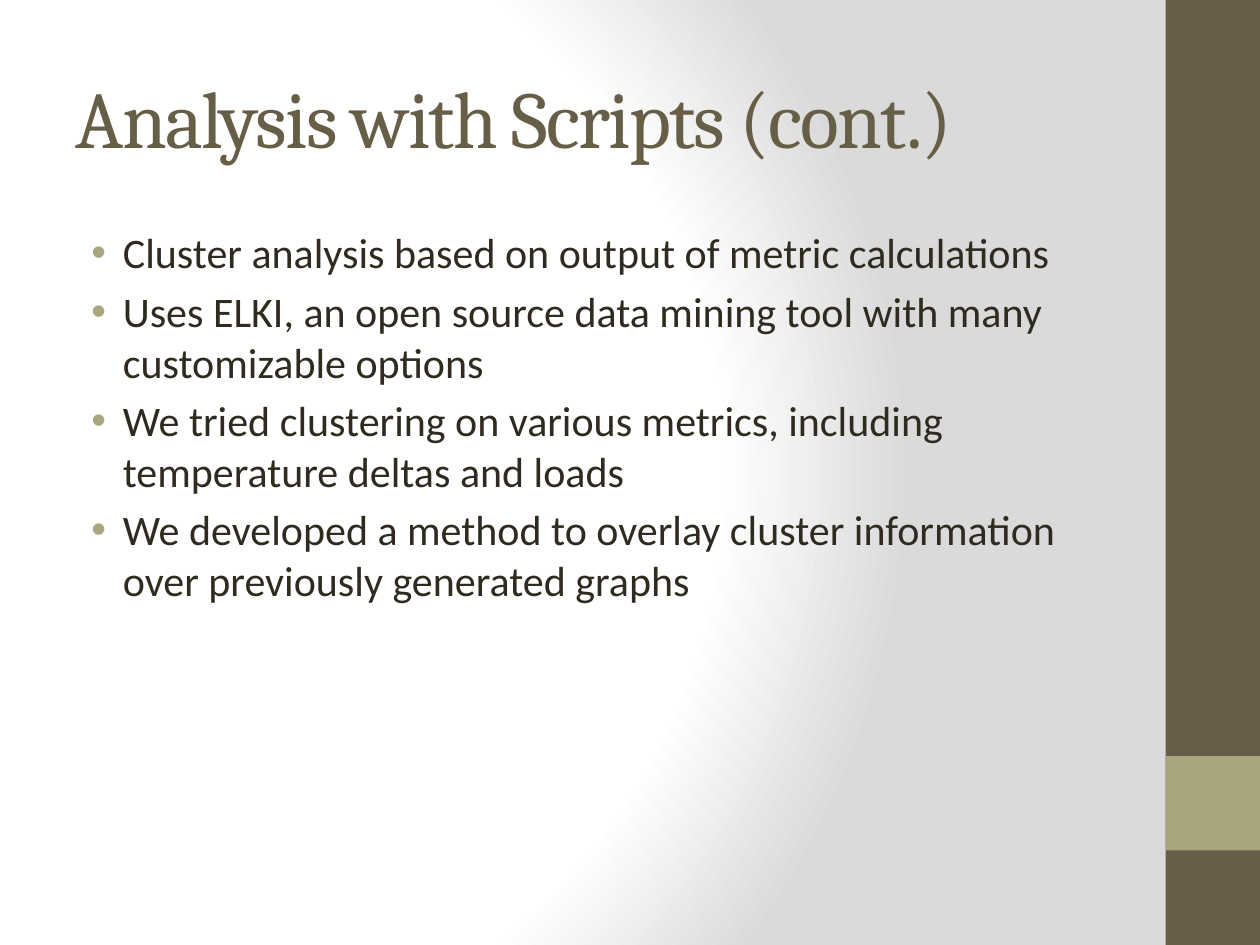
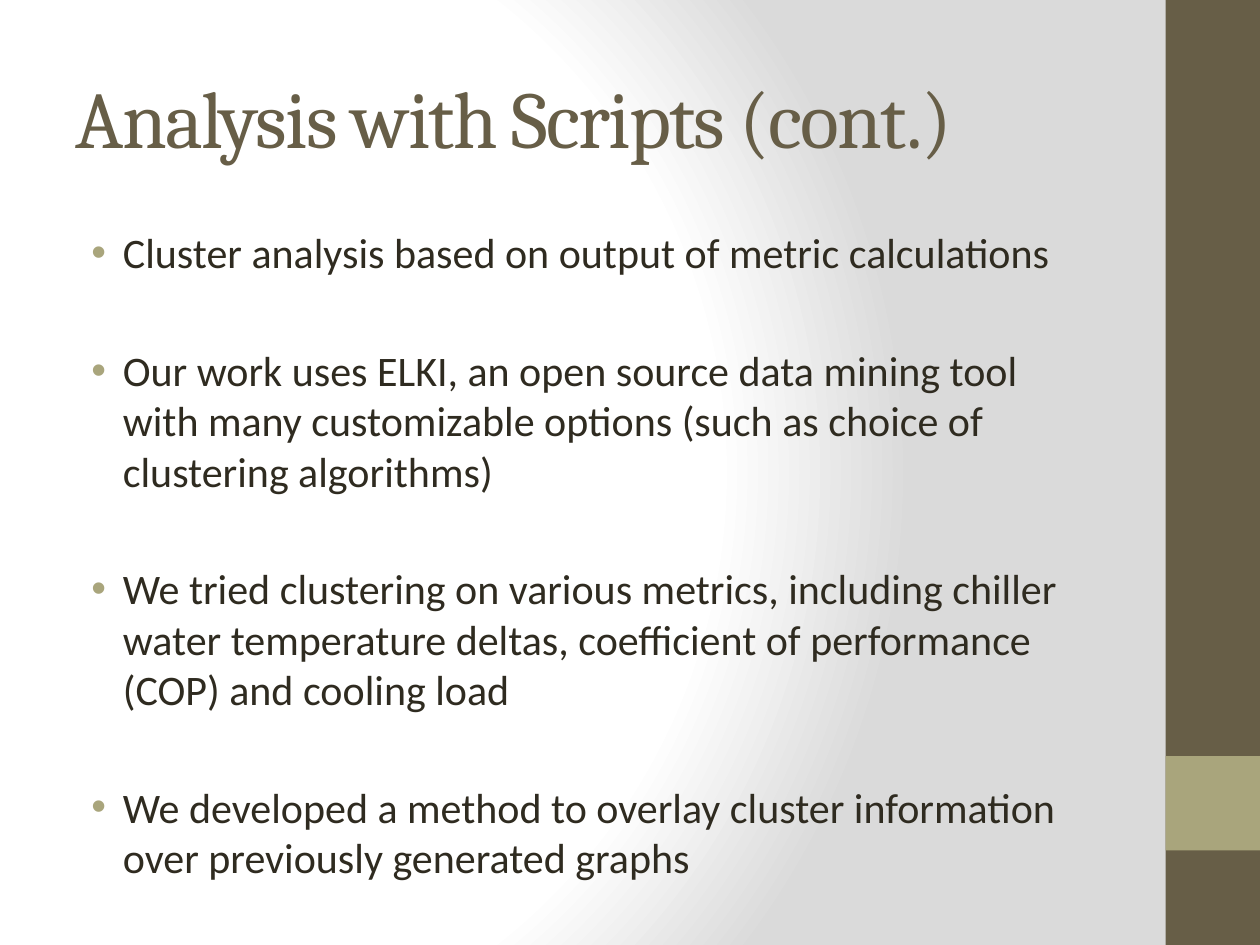
Before and after one commit to hemakumar/Data-Analysis_Group4c, a slide deck: slide 5 of paper/Integrated Data Center Power and Cooling Analysis.pptx. Drawn at 1260x945 pixels with LibreOffice and Linux fonts; fonts in the diff are those of the drawing. Boxes give left, top, right and bottom in pixels: in the first picture for what was removed or moved away, otherwise in the second. Text is boxed around its words. In the diff, an @@ line names an element or a change of style, - is before the commit and + after.

Commit message:
Updated presentation.

```diff
--- a/paper/Integrated Data Center Power and Cooling Analysis.pptx
+++ b/paper/Integrated Data Center Power and Cooling Analysis.pptx
@@ text at <box>123,357,1056,713</box>: text changed @@
-• Uses ELKI, an open source data mining tool with many customizable options
-• We tried clustering on various metrics, including temperature deltas and loads
+• Our work uses ELKI, an open source data mining tool with many customizable options (such as choice of clustering algorithms)
+• We tried clustering on various metrics, including chiller water temperature deltas, coefficient of performance (COP) and cooling load
```
Also in this commit, not shown: 6 other slides changed, 1 slide added, 1 slide removed, 1 other file.
